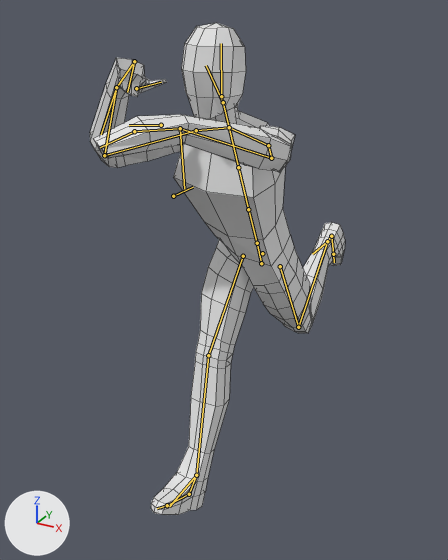
Renders of the Blender file assets/models/base_male.blend from each side of a commit.
The view is the same before and after, from a 50 mm lens placed at (1.1, -2.31, 2.09), pointed at (-0.11, -0.11, 0.99). The lights are fixed; the arrows at lower left show +X, +Y and +Z. The picture after the commit comes second. Both versions are drawn at frame 37 of the action 'run_blade'; the numbers are the values there. The bones that change, and the others that lie on the model, are drawn over the model as lines. Mesh edges are drawn as thin lines.

The first picture shows 'arms', 'head', 'neck', 'torso'.
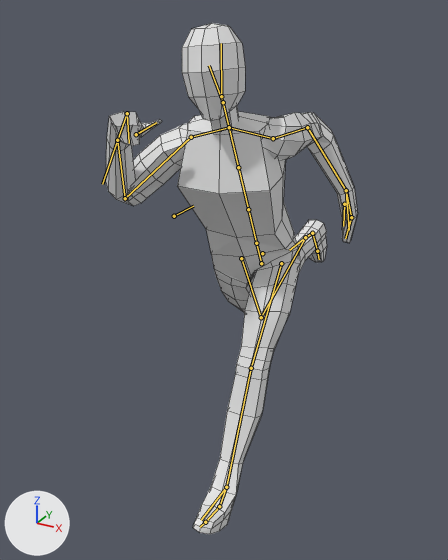
The change, as JSON lines over the scene's bpy script:
```json
{"block": "bone_spine_000", "where": "bone_spine_000 = bpy.data.objects['Armature'].pose.bones['Spine.000']"}
{"op": "set", "path": "bone_spine_000.rotation_quaternion", "old": "(0.965, 0.0, 0.071, -0.253)", "new": "(0.965, 0.0, -0.071, 0.253)", "note": "degrees (-2, 8, -30) -> degrees (-2, -8, 30)"}
{"block": "bone_arm_ik_l", "where": "bone_arm_ik_l = bpy.data.objects['Armature'].pose.bones['Arm.IK.L']"}
{"op": "set", "path": "bone_arm_ik_l.location", "old": "(-0.33, -2.63, 7.04)", "new": "(-0.19, -1.99, -0.46)"}
{"block": "bone_leg_ik_l", "where": "bone_leg_ik_l = bpy.data.objects['Armature'].pose.bones['Leg.IK.L']"}
{"op": "set", "path": "bone_leg_ik_l.location", "old": "(-0.29, -3.86, -5.61)", "new": "(-0.27, 3.87, -0.48)"}
{"block": "bone_arm_ik_r", "where": "bone_arm_ik_r = bpy.data.objects['Armature'].pose.bones['Arm.IK.R']"}
{"op": "set", "path": "bone_arm_ik_r.location", "old": "(1.21, -3.33, 5.1)", "new": "(0.95, -2.22, 4.75)"}
{"block": "bone_arm_ik_poletarget_r", "where": "bone_arm_ik_poletarget_r = bpy.data.objects['Armature'].pose.bones['Arm.IK.PoleTarget.R']"}
{"op": "set", "path": "bone_arm_ik_poletarget_r.location", "old": "(0.32, -4.39, 0.43)", "new": "(0.18, -4.39, 1.0)"}
{"block": "bone_leg_ik_r", "where": "bone_leg_ik_r = bpy.data.objects['Armature'].pose.bones['Leg.IK.R']"}
{"op": "set", "path": "bone_leg_ik_r.location", "old": "(0.27, 3.87, -0.48)", "new": "(0.29, -3.86, -5.61)"}
```

Where the change shows, as pixel boxes [x1, y1, x2, y2] in the pictures (448 x 560 px):
```json
{"object": "torso", "change": "posed", "before": [151, 111, 345, 515], "after": [177, 111, 327, 534], "on screen": "23% narrower"}
{"object": "arms", "change": "posed", "before": [90, 58, 295, 173], "after": [106, 111, 358, 243], "on screen": "23% wider, 15% taller"}
{"object": "head", "change": "posed", "before": [181, 23, 246, 119], "after": [182, 23, 245, 121]}
{"object": "neck", "change": "posed", "before": [211, 107, 239, 123], "after": [211, 106, 239, 130]}
{"bone": "Spine.000", "before": "(261, 263) to (257, 243)", "after": "(261, 263) to (256, 243)"}
{"bone": "Arm.IK.L", "before": "(180, 128) to (184, 189)", "after": "(346, 190) to (349, 230)"}
{"bone": "Leg.IK.L", "before": "(327, 241) to (312, 254)", "after": "(226, 487) to (201, 520)"}
{"bone": "Arm.IK.R", "before": "(116, 87) to (101, 134)", "after": "(117, 140) to (102, 184)"}
{"bone": "Arm.IK.PoleTarget.R", "before": "(173, 196) to (193, 187)", "after": "(174, 216) to (193, 206)"}
{"bone": "Leg.IK.R", "before": "(196, 475) to (169, 506)", "after": "(305, 237) to (289, 250)"}
```
